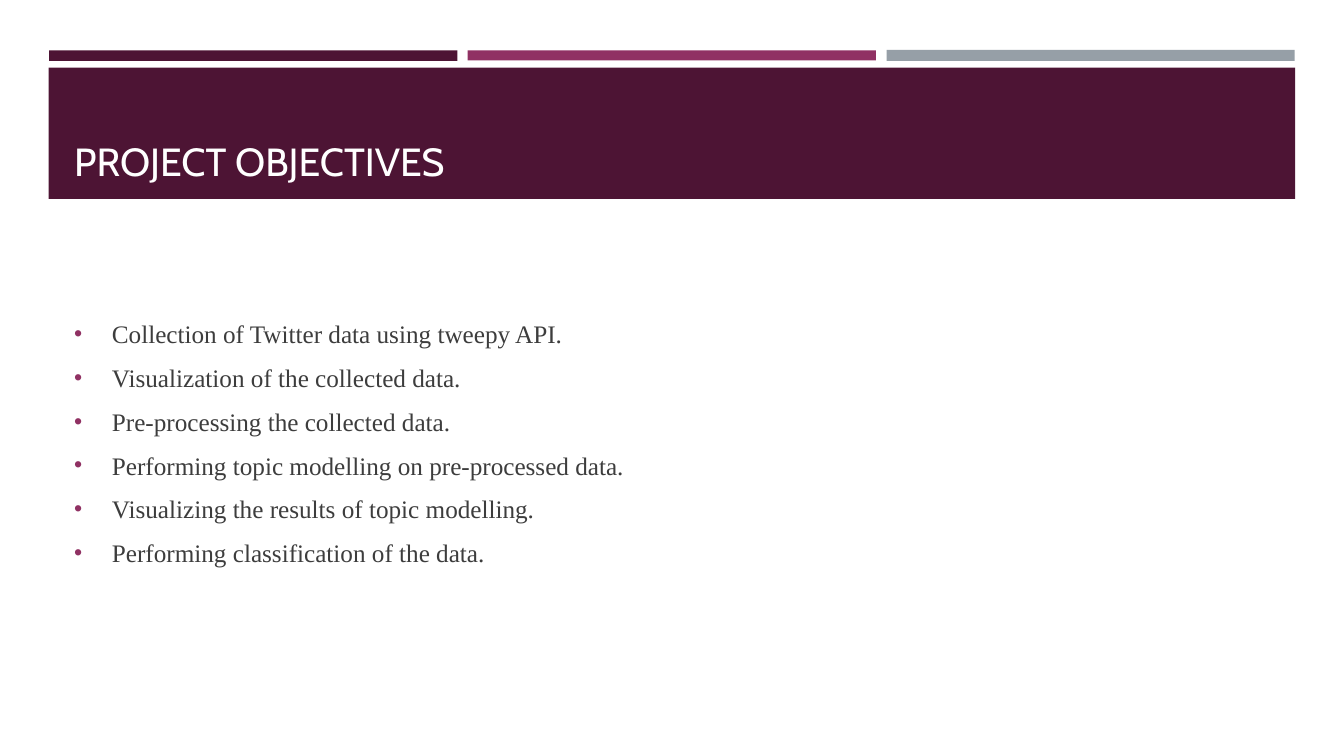
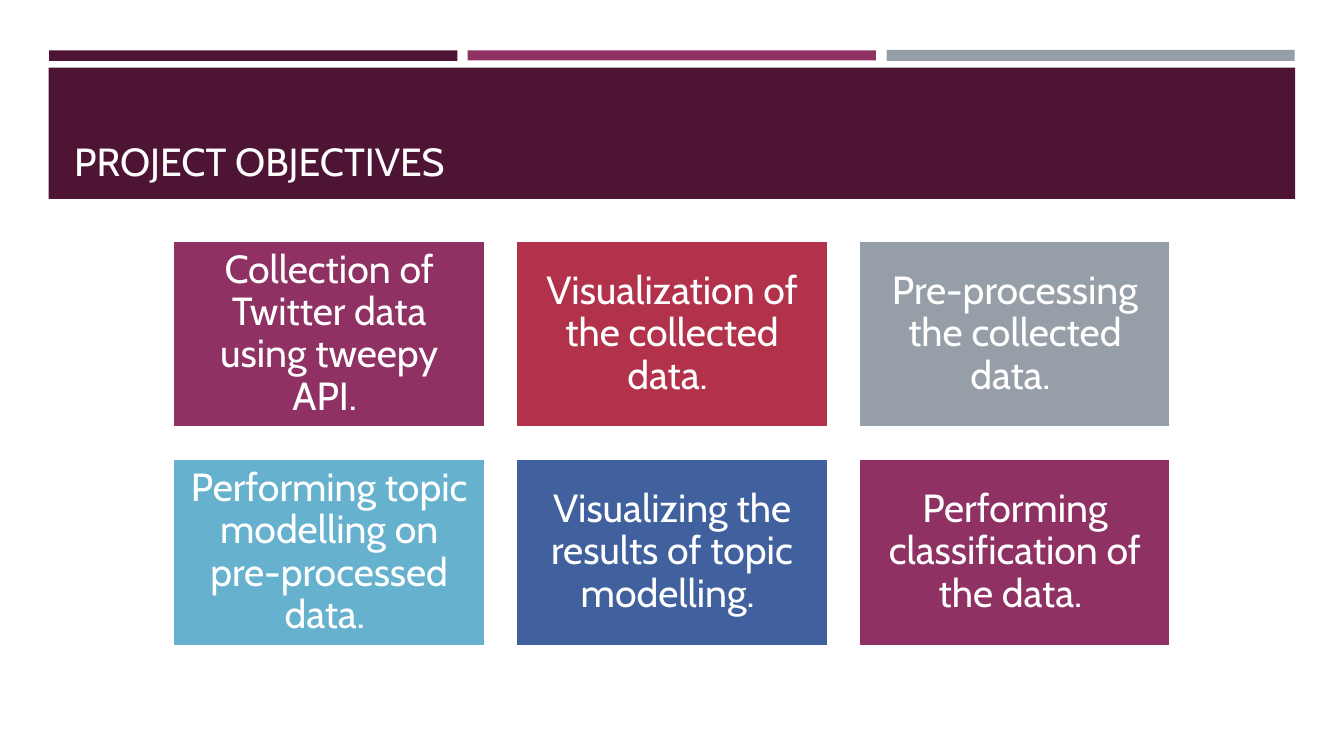
Before and after one commit to noah-sheldon/thesis_msc, a slide deck: slide 3 of Public Sentiment on Social Media-Noah.pptx. Drawn at 1344x756 pixels with LibreOffice and Linux fonts; fonts in the diff are those of the drawing. Boxes give left, top, right and bottom in pixels: in the first picture for what was removed or moved away, otherwise in the second. Text is boxed around its words. In the diff, an @@ line names an element or a change of style, - is before the commit and + after.

Commit message:
Added ppt

```diff
--- a/Public Sentiment on Social Media-Noah.pptx
+++ b/Public Sentiment on Social Media-Noah.pptx
@@ text removed at [112, 325, 623, 568] @@
-• Collection of Twitter data using tweepy API.
-• Visualization of the collected data.
-• Pre-processing the collected data.
-• Performing topic modelling on pre-processed data.
-• Visualizing the results of topic modelling.
-• Performing classification of the data.
@@ group added at [173, 241, 1171, 646]: 6 rectangles, 6 texts @@
+Collection of Twitter data using tweepy API.
+Visualization of the collected data.
+Pre-processing the collected data.
+Performing topic modelling on pre-processed data.
+Visualizing the results of topic modelling.
+Performing classification of the data.
```
Also in this commit, not shown: 4 other slides changed, 12 slides added, 1 slide removed.
